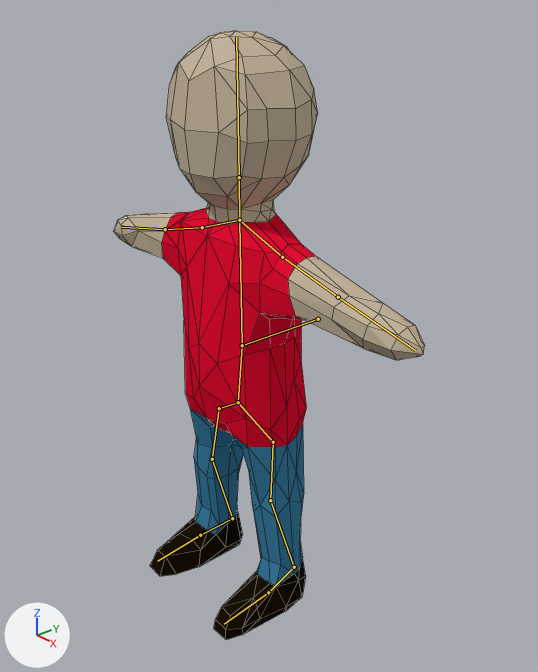
One commit to the Blender file bjm-game/Assets/Models/Char/char_ani.blend: the scene before it, then after it.
The view is the same before and after, from a camera (50 mm lens) standing at (1.473, -1.178, 1.684) and looking at (0.056, 0.049, 0.823). The lights are fixed; the arrows at lower left show +X, +Y and +Z. The bones that bend it are drawn over the model as lines. Mesh edges are drawn as thin lines.
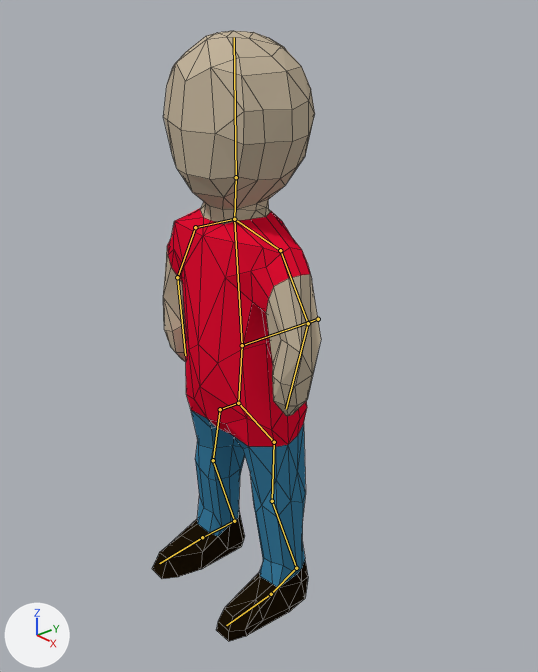
The newer file adds an action. The first version stands in its rest pose; the second is drawn at frame 42 of the action 'Idle'.

Location of each change, [x1, y1, x2, y2] in pixels of the pictures (538 x 672 px):
'Cube', posed (45% narrower)
    before: [114, 30, 424, 640]
    after: [152, 31, 321, 641]
bone 'Bone.001', root to tip
    before: (242, 345) to (238, 402)
    after: (242, 345) to (238, 403)
bone 'Bone.010', root to tip
    before: (242, 345) to (239, 220)
    after: (242, 345) to (234, 219)
bone 'Bone.011', root to tip
    before: (239, 220) to (202, 227)
    after: (234, 219) to (195, 227)
bone 'Bone.012', root to tip
    before: (202, 227) to (165, 229)
    after: (195, 227) to (177, 277)
bone 'Bone.013', root to tip
    before: (165, 229) to (121, 227)
    after: (177, 277) to (185, 355)
bone 'Bone.014', root to tip
    before: (239, 220) to (282, 257)
    after: (234, 219) to (280, 250)
bone 'Bone.015', root to tip
    before: (282, 257) to (338, 297)
    after: (280, 250) to (308, 323)
bone 'Bone.016', root to tip
    before: (338, 297) to (415, 350)
    after: (308, 323) to (286, 409)
bone 'Bone.017', root to tip
    before: (239, 220) to (239, 177)
    after: (234, 219) to (236, 177)
bone 'Bone.018', root to tip
    before: (239, 177) to (236, 37)
    after: (236, 177) to (234, 37)

What the commit changed:
Bone 'Bone.001' (bone_bone_001) turns from (0, 0, 0) to (0, 0, 1) degrees about its own x, y and z.
Bone 'Bone.010' (bone_bone_010) turns from (0, 0, 0) to (1, 1, 2) degrees about its own x, y and z.
Bone 'Bone.011' (bone_bone_011) turns from (0, 0, 0) to (2, 1, -2) degrees about its own x, y and z.
Bone 'Bone.012' (bone_bone_012) turns from (0, 0, 0) to (0, -8, 46) degrees about its own x, y and z.
Bone 'Bone.013' (bone_bone_013) turns from (0, 0, 0) to (5, -5, 39) degrees about its own x, y and z.
Bone 'Bone.014' (bone_bone_014) turns from (0, 0, 0) to (-2, 1, 2) degrees about its own x, y and z.
Bone 'Bone.015' (bone_bone_015) turns from (0, 0, 0) to (6, -2, -40) degrees about its own x, y and z.
Bone 'Bone.016' (bone_bone_016) turns from (0, 0, 0) to (0, 5, -54) degrees about its own x, y and z.
Bone 'Bone.017' (bone_bone_017) turns from (0, 0, 0) to (-1, 0, -7) degrees about its own x, y and z.
Bone 'Bone.018' (bone_bone_018) turns from (0, 0, 0) to (0, -1, 4) degrees about its own x, y and z.
